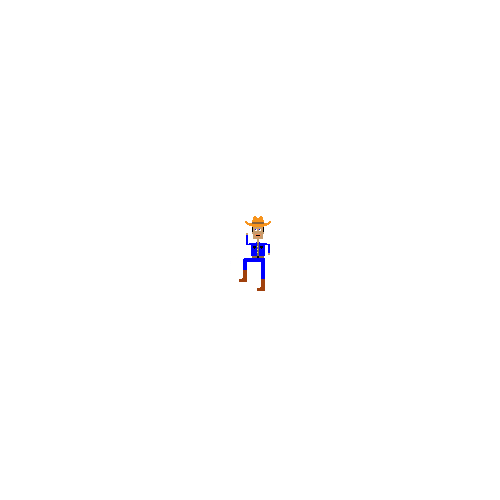
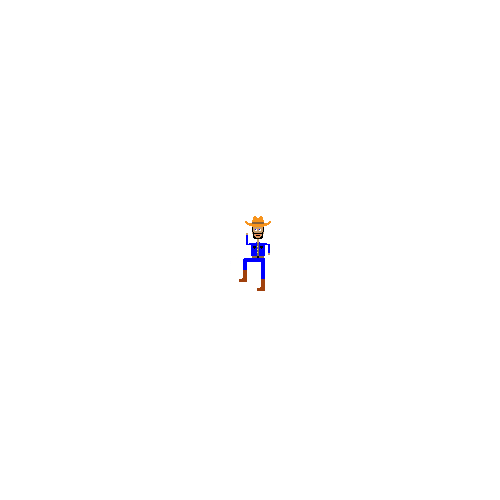
Layered file, before and after one edit (500×500). Changes by layer:
painted on "Layer 3" over [253, 232, 263, 239]
